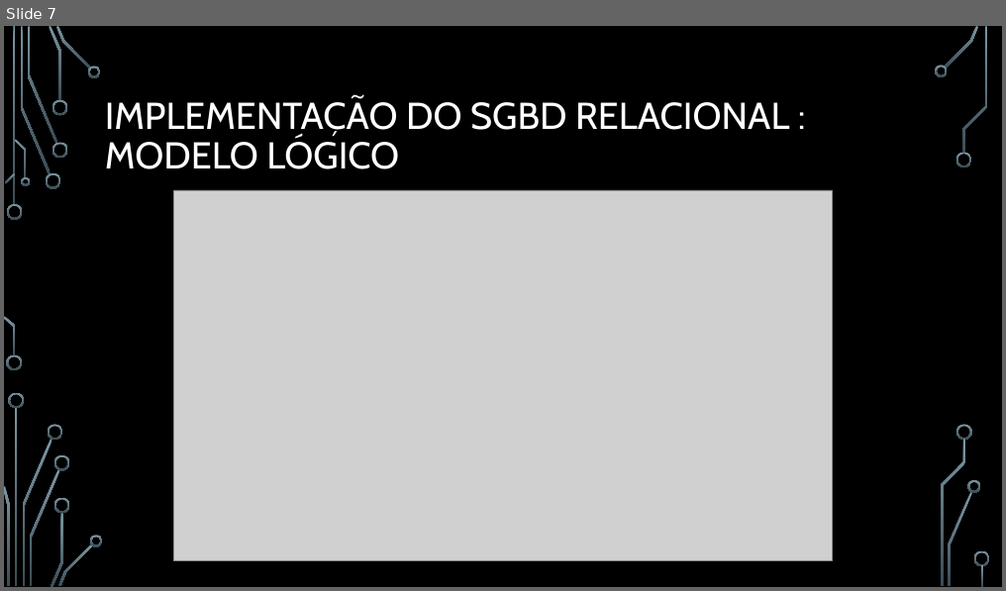
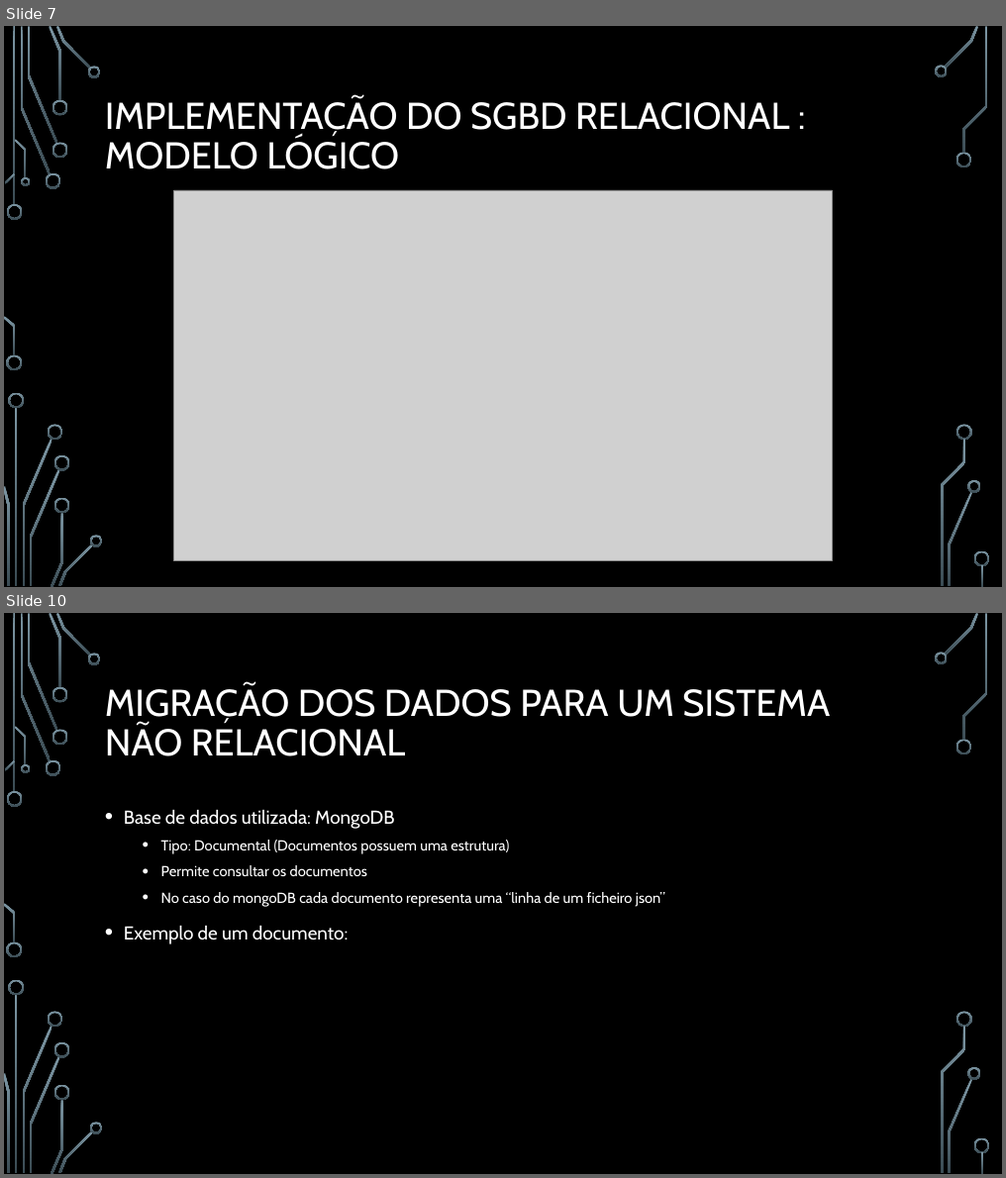
Before and after one commit to nelson31/BD1920, a slide deck: relatorio/Presentation/presentation.pptx. Shown one above the other, each under a label of ours: slide 7 before the commit, slides 7 and 10 after it; the slides between them are not shown. The pictures are 1006x591 and 1006x1178 pixels, drawn with LibreOffice and Linux fonts; fonts in the diff are those of the drawing; grey boxes stand for pictures; background and template pictures are left out. Boxes give left, top, right and bottom in pixels: in the first picture for what was removed or moved away, otherwise in the second. Text is boxed around its words. In the diff, an @@ line names an element or a change of style, - is before the commit and + after.

```diff
--- a/relatorio/Presentation/presentation.pptx
+++ b/relatorio/Presentation/presentation.pptx
@@ slide 10 added at (4, 613, 1002, 1174), background picture (left out); not listed: 36 template elements that a slide beside it also shows @@
@@ title added at (105, 684, 830, 757), 36 pt, text #FFFFFF @@
+MIGRAÇÃO DOS DADOS PARA UM SISTEMA NÃO RELACIONAL
@@ text added at (124, 809, 665, 945), 14 pt, text #FFFFFF @@
+• Base de dados utilizada: MongoDB
+  • Tipo: Documental (Documentos possuem uma estrutura)
+  • Permite consultar os documentos
+  • No caso do mongoDB cada documento representa uma “linha de um ficheiro json”
+• Exemplo de um documento:
```
Also in this commit, not shown: 5 other slides added.
